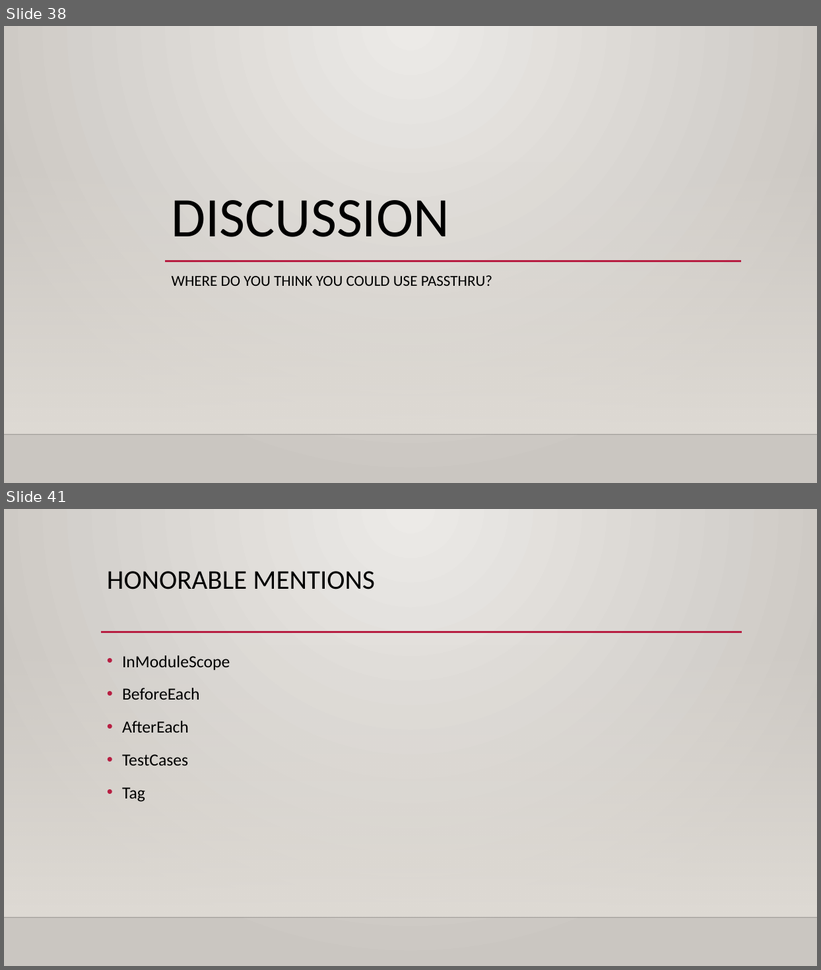
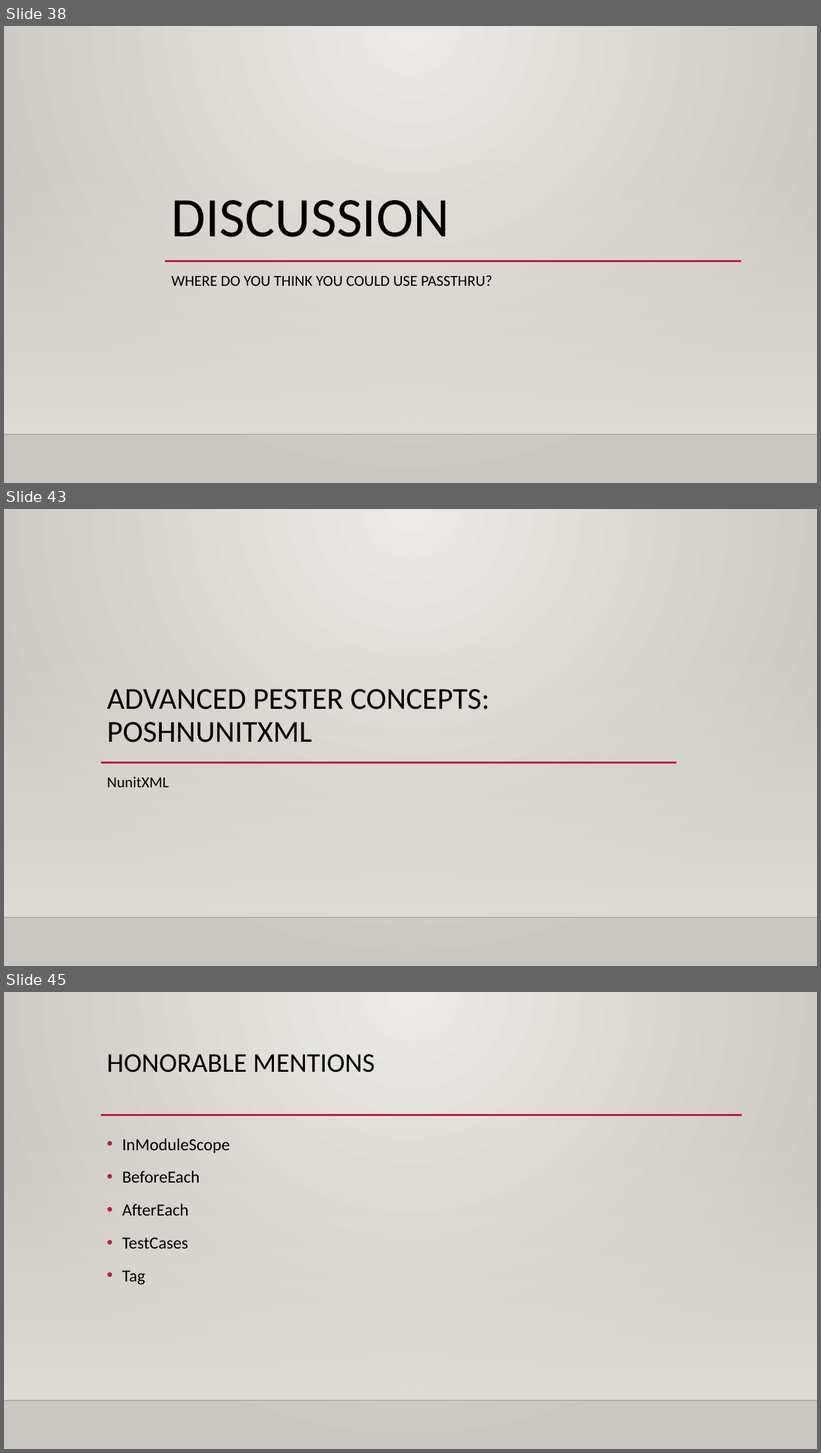
Before and after one commit to Stephanevg/Demos, a slide deck: Introduction To Pester/Examples/Introduction to pester.pptx. Shown one above the other, each under a label of ours: slides 38 and 41 before the commit, slides 38, 43 and 45 after it; the slides between them are not shown. The pictures are 821x970 and 821x1453 pixels, drawn with LibreOffice and Linux fonts; fonts in the diff are those of the drawing; background and template pictures are left out. Boxes give left, top, right and bottom in pixels: in the first picture for what was removed or moved away, otherwise in the second. Text is boxed around its words. In the diff, an @@ line names an element or a change of style, - is before the commit and + after.

```diff
--- a/Introduction To Pester/Examples/Introduction to pester.pptx
+++ b/Introduction To Pester/Examples/Introduction to pester.pptx
@@ slide 43 added at <box>4,509,817,966</box>, background gradient #ECEAE7 to #CAC7C1; not listed: 2 template elements that a slide beside it also shows @@
@@ title added at <box>107,689,490,743</box>, 36 pt, text #000000 @@
+ADVANCED PESTER CONCEPTS:
+POSHNUNITXML
@@ line added from (101, 762) to (677, 762), #B71E42 2.5 pt @@
@@ text added at <box>107,777,169,788</box>, 18 pt, text #000000 @@
+NunitXML
@@ what was slide 41 is now slide 45 @@
```
Also in this commit, not shown: 1 slide changed, 4 other slides added, 1 slide removed, 1 other file.
